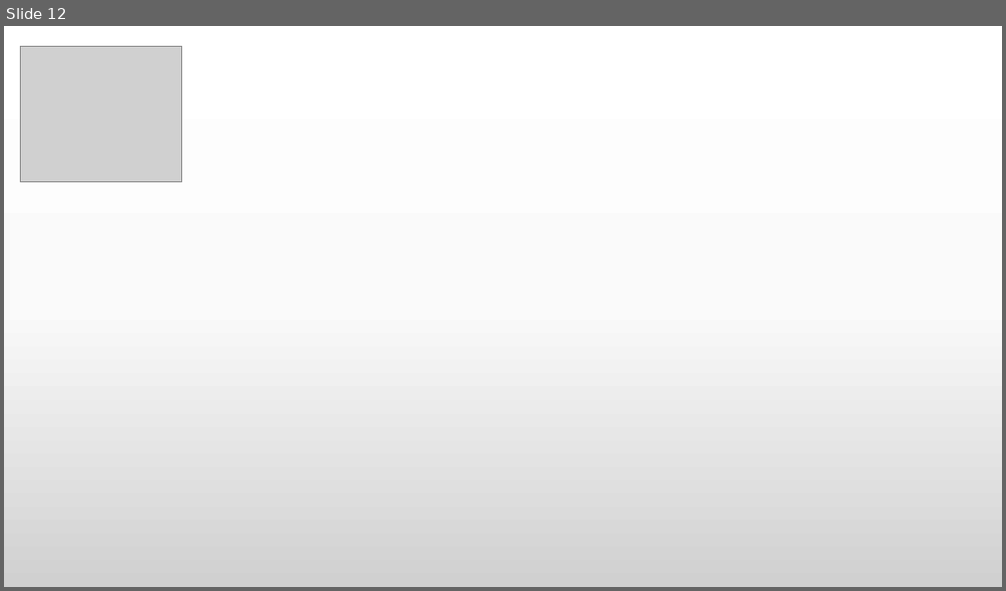
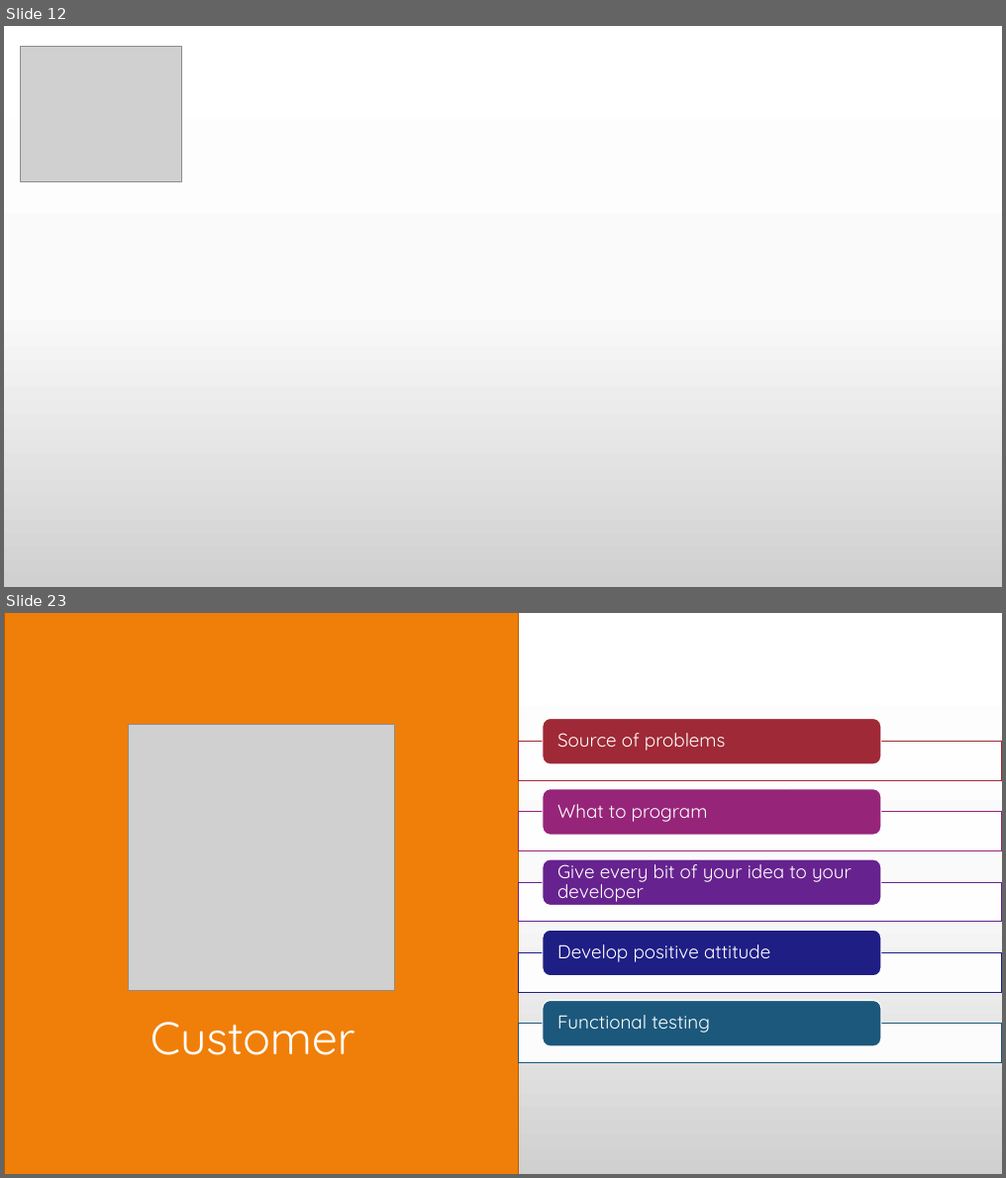
Before and after one commit to praash47/aasn-iii, a slide deck: extreme_programming.pptx. Shown one above the other, each under a label of ours: slide 12 before the commit, slides 12 and 23 after it; the slides between them are not shown. The pictures are 1006x591 and 1006x1178 pixels, drawn with LibreOffice and Linux fonts; fonts in the diff are those of the drawing; grey boxes stand for pictures. Boxes give left, top, right and bottom in pixels: in the first picture for what was removed or moved away, otherwise in the second. Text is boxed around its words. In the diff, an @@ line names an element or a change of style, - is before the commit and + after.

```diff
--- a/extreme_programming.pptx
+++ b/extreme_programming.pptx
@@ slide 23 added at [4,613,1002,1174], background gradient #FFFFFF to #FBFBFB to #D1D1D1 @@
@@ rectangle added at [4,613,519,1174], fill #F07F09, outline #B25E07 1 pt @@
@@ picture added at [129,725,394,990] @@
@@ title added at [151,1022,355,1056], 44 pt, text #FFFFFF @@
+Customer
@@ group added at [519,719,1002,1062]: 5 rectangles, 5 rounded rectangles, 5 texts @@
+Source of problems
+What to program
+Give every bit of your idea to your developer
+Develop positive attitude
+Functional testing
```
Also in this commit, not shown: 16 other slides added, 7 other files.
